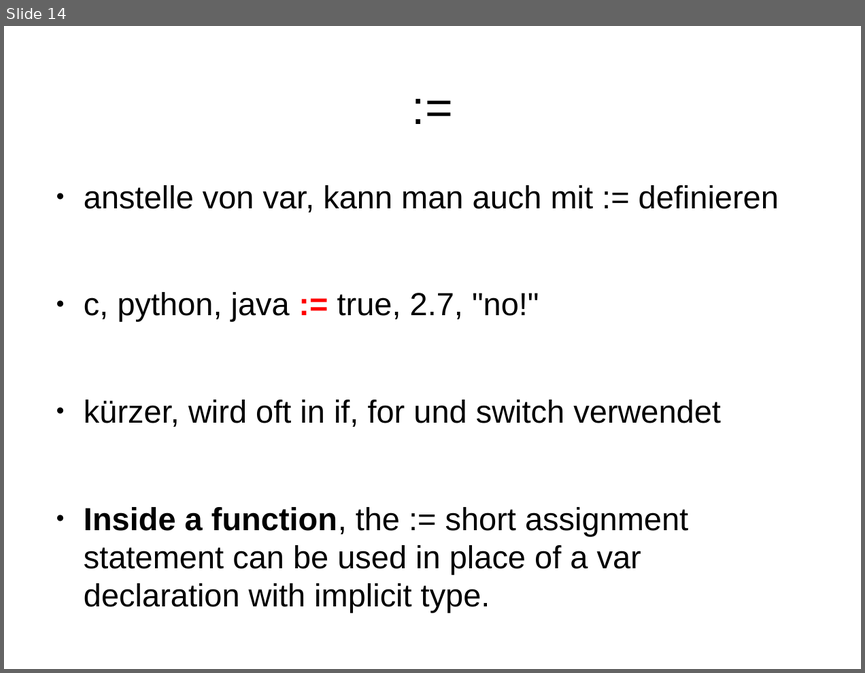
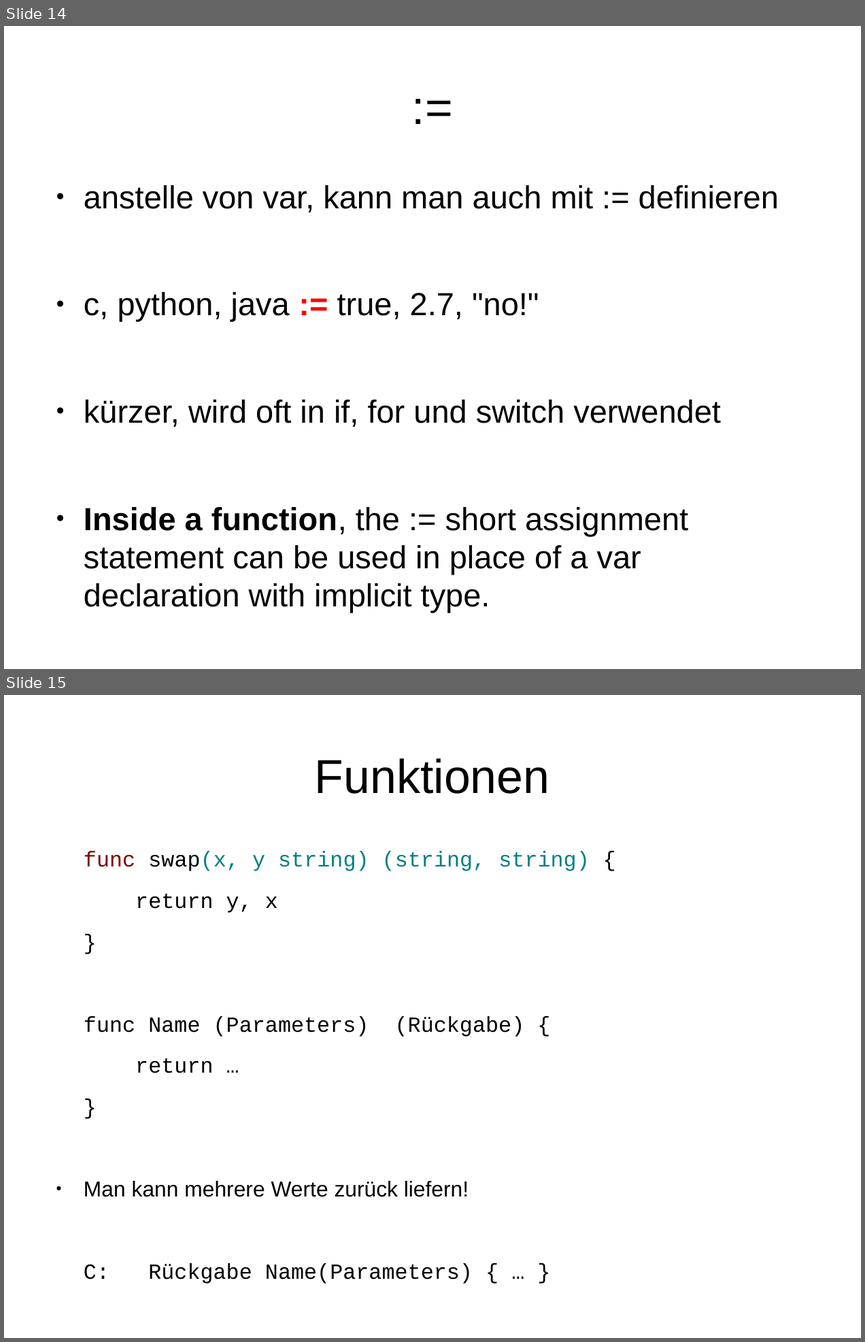
Before and after one commit to rayank77b/smallStuffs, a slide deck: programmierung/vortrag/golang.odp. Shown one above the other, each under a label of ours: slide 14 before the commit, slides 14 and 15 after it. The pictures are 865x673 and 865x1342 pixels, drawn with LibreOffice and Linux fonts; fonts in the diff are those of the drawing. Boxes give left, top, right and bottom in pixels: in the first picture for what was removed or moved away, otherwise in the second. Text is boxed around its words. In the diff, an @@ line names an element or a change of style, - is before the commit and + after.

```diff
--- a/programmierung/vortrag/golang.odp
+++ b/programmierung/vortrag/golang.odp
@@ slide 15 added at [4, 695, 861, 1338], background #FFFFFF @@
@@ title added at [315, 758, 549, 794], 44 pt, text #000000 @@
+Funktionen
@@ text added at [84, 851, 589, 1283], 20 pt, text #000000 @@
+func swap(x, y string) (string, string) {
+return y, x
+}
+func Name (Parameters) (Rückgabe) {
+return …
+}
+● Man kann mehrere Werte zurück liefern!
+C: Rückgabe Name(Parameters) { … }
```
Also in this commit, not shown: 5 other slides added, 4 slides removed.
